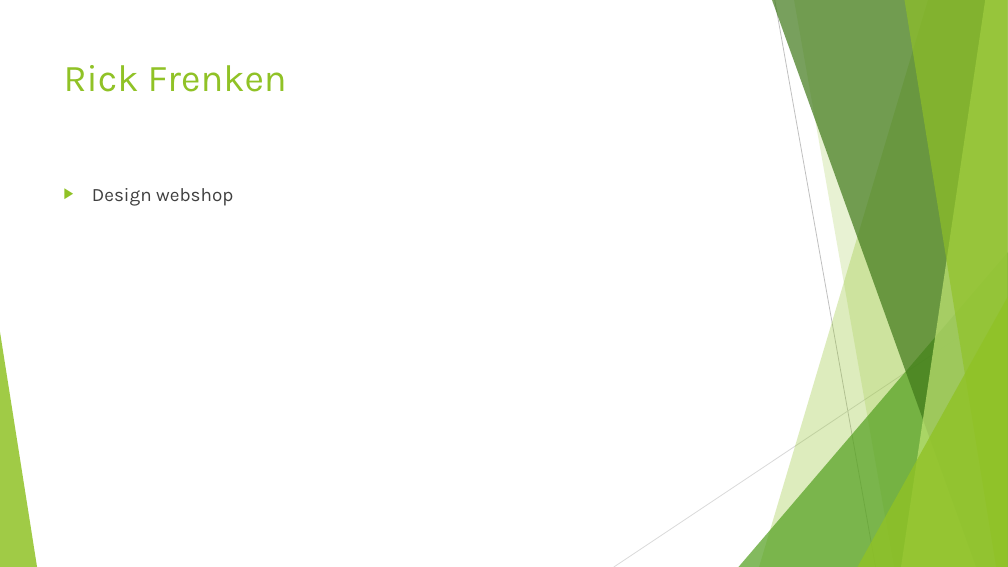
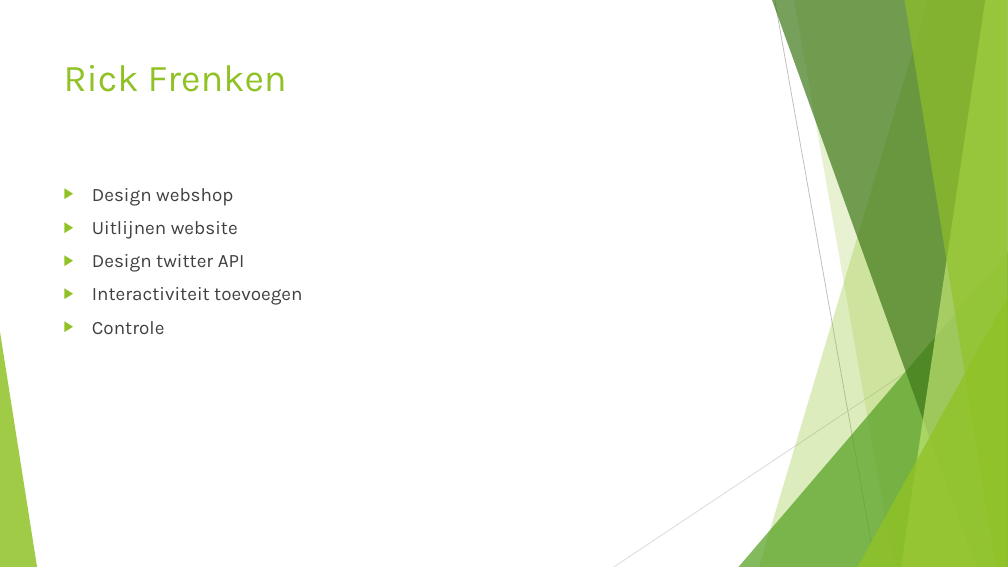
Before and after one commit to MennovanderKrift/vlambeer, a slide deck: slide 11 of presentatie_oplevering.pptx. Drawn at 1008x567 pixels with LibreOffice and Linux fonts; fonts in the diff are those of the drawing. Boxes give left, top, right and bottom in pixels: in the first picture for what was removed or moved away, otherwise in the second. Text is boxed around its words. In the diff, an @@ line names an element or a change of style, - is before the commit and + after.

```diff
--- a/presentatie_oplevering.pptx
+++ b/presentatie_oplevering.pptx
@@ text at bbox=[92, 221, 302, 334]: paragraphs added @@
+▶ Uitlijnen website
+▶ Design twitter API
+▶ Interactiviteit toevoegen
+▶ Controle
```
Also in this commit, not shown: 4 other slides changed, 1 slide added.
